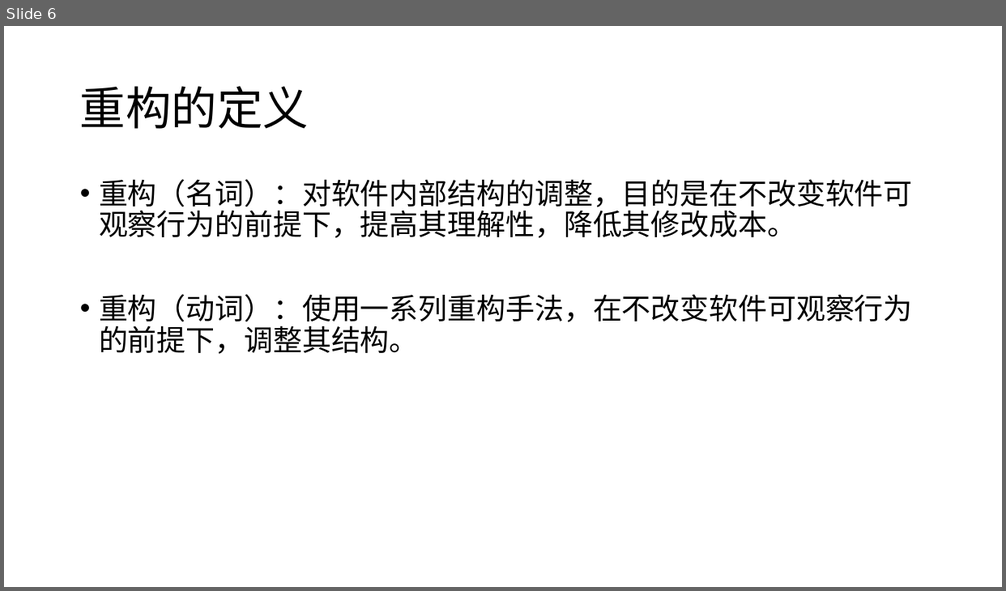
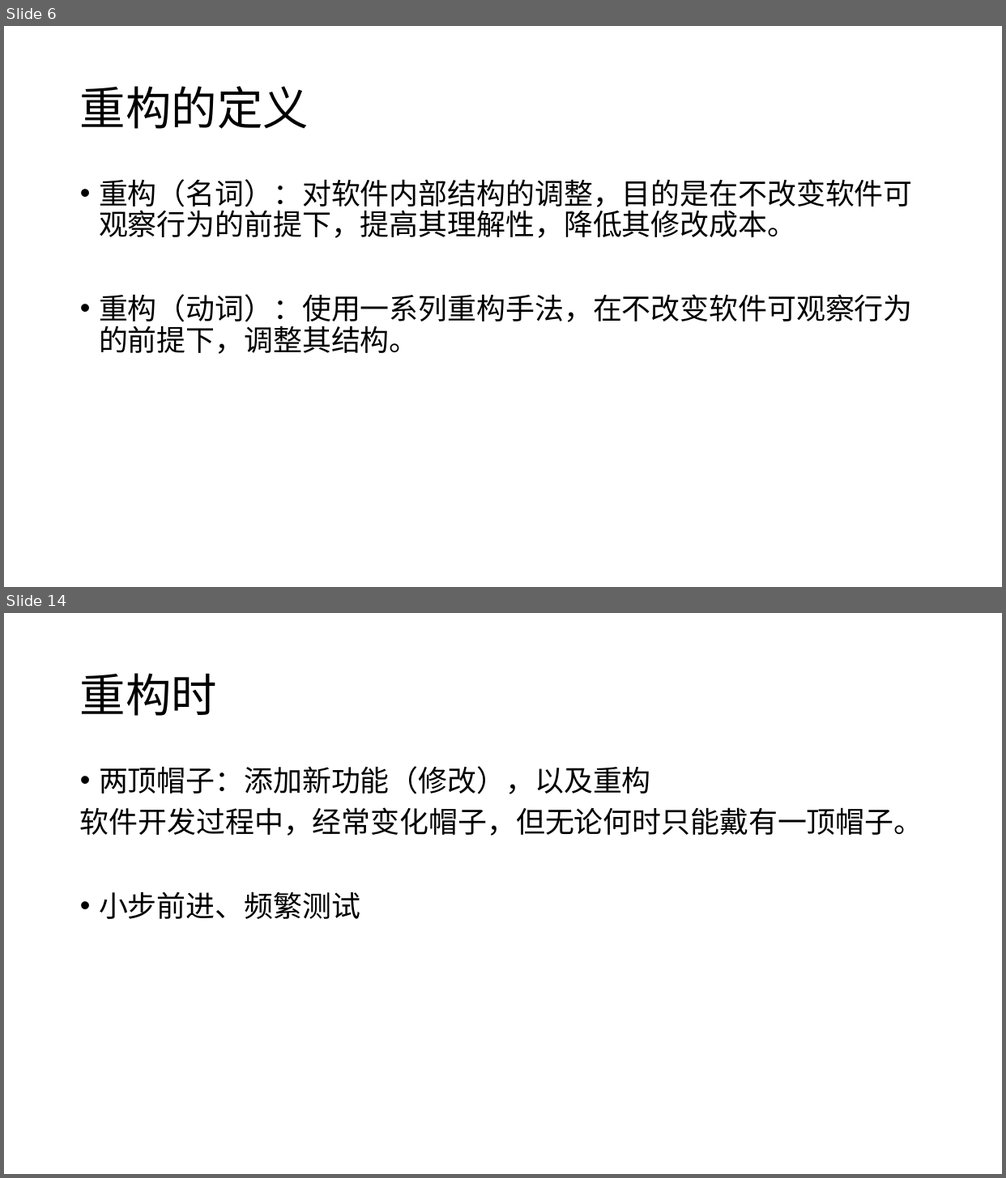
Before and after one commit to YingVickyCao/YingVickyCao.github.io, a slide deck: books/refactoring_improve_the_design_of_existing_code/Refactoring.pptx. Shown one above the other, each under a label of ours: slide 6 before the commit, slides 6 and 14 after it; the slides between them are not shown. The pictures are 1006x591 and 1006x1178 pixels, drawn with LibreOffice and Linux fonts; fonts in the diff are those of the drawing. Boxes give left, top, right and bottom in pixels: in the first picture for what was removed or moved away, otherwise in the second. Text is boxed around its words. In the diff, an @@ line names an element or a change of style, - is before the commit and + after.

```diff
--- a/books/refactoring_improve_the_design_of_existing_code/Refactoring.pptx
+++ b/books/refactoring_improve_the_design_of_existing_code/Refactoring.pptx
@@ slide 14 added at [4,613,1002,1174], background #FFFFFF @@
@@ title added at [80,673,217,716], 44 pt, text #000000 @@
+重构时
@@ text added at [80,766,923,919], 28 pt, text #000000 @@
+• 两顶帽子：添加新功能（修改），以及重构
+软件开发过程中，经常变化帽子，但无论何时只能戴有一顶帽子。
+• 小步前进、频繁测试
```
Also in this commit, not shown: 7 slides changed, 7 other slides added, 1 slide removed, 1 other file.
